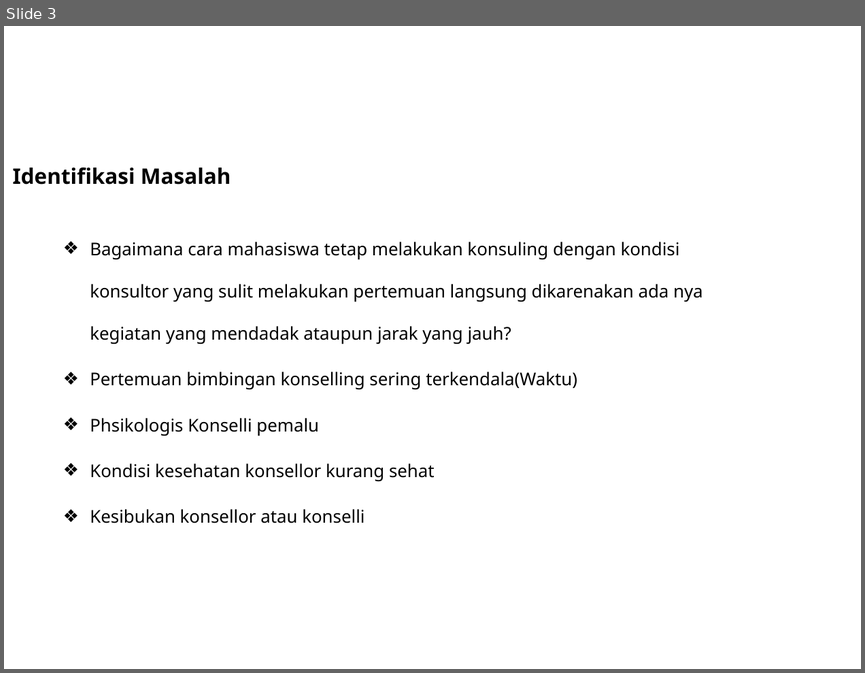
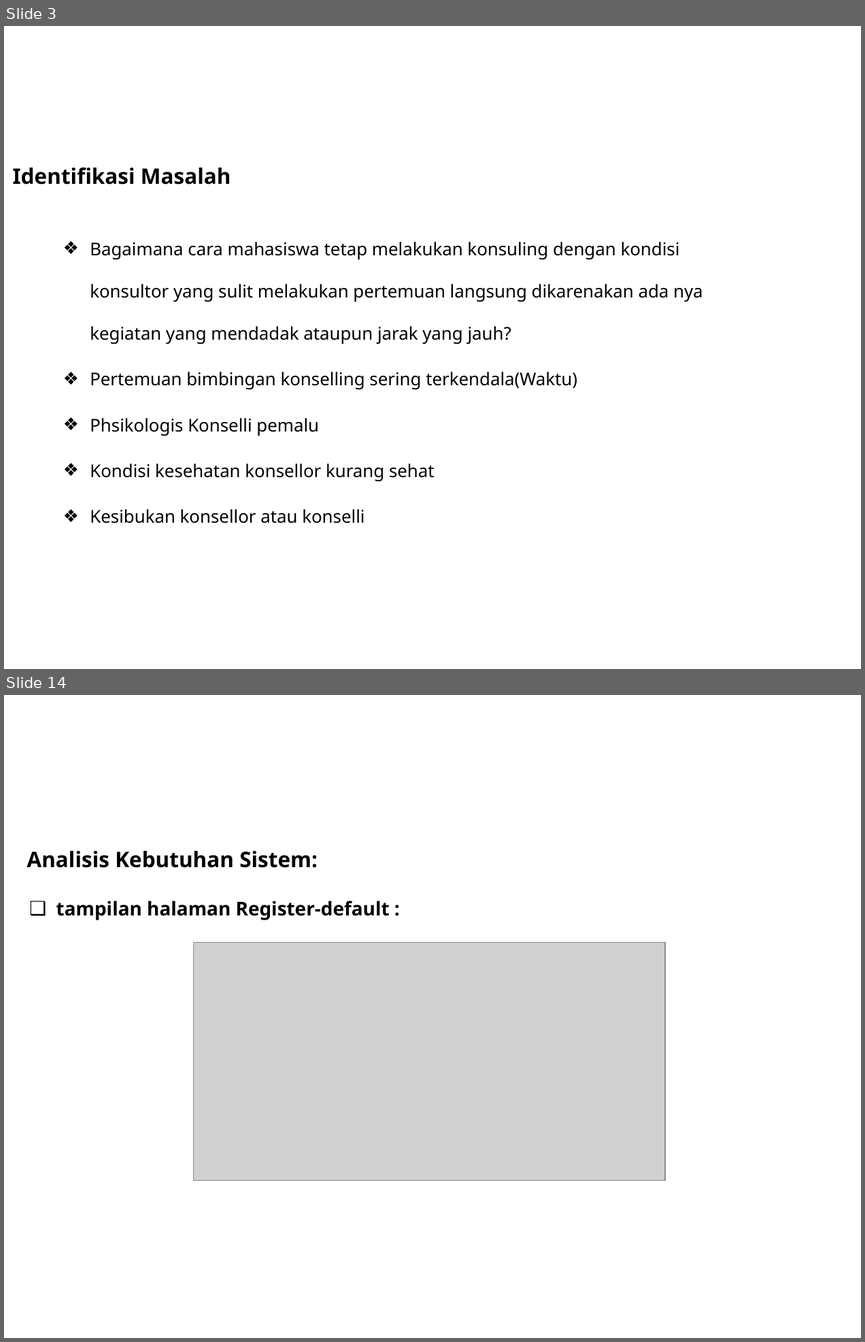
Before and after one commit to DoengJoeng/Skripsi, a slide deck: File Jurnal & point revisi/Persentasi Sistem Pakar.pptx. Shown one above the other, each under a label of ours: slide 3 before the commit, slides 3 and 14 after it; the slides between them are not shown. The pictures are 865x673 and 865x1342 pixels, drawn with LibreOffice and Linux fonts; fonts in the diff are those of the drawing; grey boxes stand for pictures; background and template pictures are left out. Boxes give left, top, right and bottom in pixels: in the first picture for what was removed or moved away, otherwise in the second. Text is boxed around its words. In the diff, an @@ line names an element or a change of style, - is before the commit and + after.

Commit message:
pembuatan persentasi Aplikasi sistem pakar

```diff
--- a/File Jurnal & point revisi/Persentasi Sistem Pakar.pptx
+++ b/File Jurnal & point revisi/Persentasi Sistem Pakar.pptx
@@ slide 14 added at (x1=4, y1=695, x2=861, y2=1338), background picture (left out) @@
@@ text added at (x1=27, y1=851, x2=317, y2=868), 18 pt, text #000000, bold @@
+Analisis Kebutuhan Sistem:
@@ title added at (x1=56, y1=900, x2=390, y2=920), 16 pt, text #000000, bold @@
+❑ tampilan halaman Register-default :
@@ picture added at (x1=193, y1=942, x2=666, y2=1180) @@
```
Also in this commit, not shown: 10 other slides added, 1 slide removed, 4 other files.
